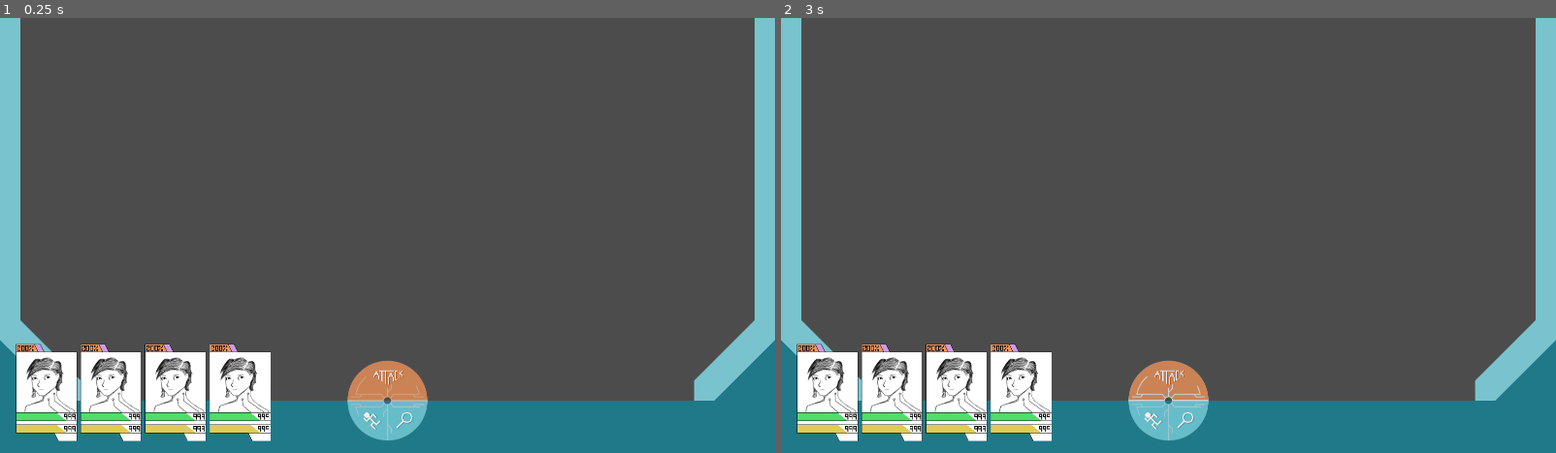
Above: before the commit, frames 1-2 (left to right).
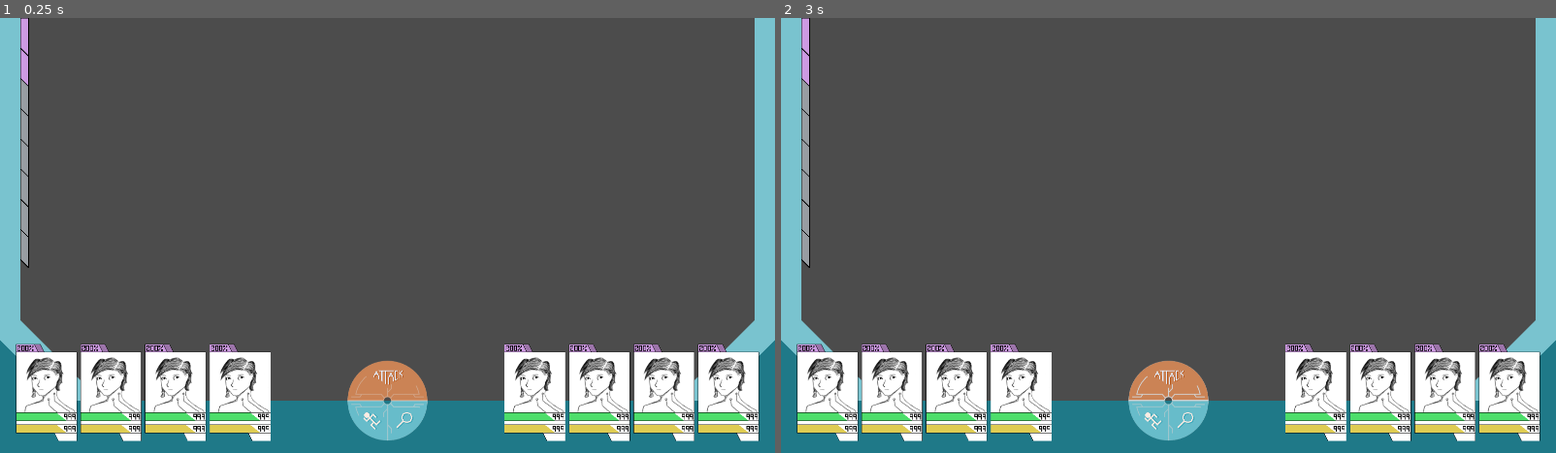
Above: after the commit, the same moments.

Repository: Team-Aurum/Project-C
Game: Godot game, scene res://UITester.tscn
Same seed, same stepped clock (60 frames per second), same inputs: the game is played once before the commit and once after it. Sound files missing from this copy of the repository are replaced by a short silence.
Inputs (mouse positions are in pixels of both pictures, inside the frame that each line leads up to):
- Up to frame 1 (0.25 s): no input
- Up to frame 2 (3 s): click (1168, 379) at 0.52 s; click (1168, 422) at 1.27 s; click (1191, 422) at 2.02 s; click (1168, 379) at 2.77 s

The runs differ from the first frame. In frame 1, 7.0% of the frame differs, in the area x 2-98%, y 0-98%; in frame 2, 7.0%.

Commit message:
Tech Menu completed
Just a commit before The Great Reorganizing so I don't mess anything up lol

Diff:
--- /dev/null
+++ b/Project C/APBar.tscn
@@ -0,0 +1,51 @@
+[gd_scene format=2]
+
+[node name="Node2D" type="Node2D"]
+
+[node name="Polygon2D" type="Polygon2D" parent="."]
+color = Color( 0.870588, 0.909804, 0.945098, 0.521569 )
+polygon = PoolVector2Array( 0, 0, 20, 0, 20, 620, 0, 600 )
+
+[node name="APFill" type="Polygon2D" parent="Polygon2D"]
+color = Color( 0.807843, 0.607843, 0.890196, 1 )
+polygon = PoolVector2Array( 0, 0, 20, 0, 20, 170, 0, 150 )
+
+[node name="Outline" type="Line2D" parent="Polygon2D"]
+points = PoolVector2Array( 0, 0, 20, 0, 20, 620, 0, 600, 0, 0 )
+width = 2.0
+default_color = Color( 0, 0, 0, 1 )
+
+[node name="Line1" type="Line2D" parent="Polygon2D"]
+points = PoolVector2Array( 0, 75, 20, 95 )
+width = 2.0
+default_color = Color( 0, 0, 0, 1 )
+
+[node name="Line2" type="Line2D" parent="Polygon2D"]
+points = PoolVector2Array( 0, 150, 20, 170 )
+width = 2.0
+default_color = Color( 0, 0, 0, 1 )
+
+[node name="Line3" type="Line2D" parent="Polygon2D"]
+points = PoolVector2Array( 0, 225, 20, 245 )
+width = 2.0
+default_color = Color( 0, 0, 0, 1 )
+
+[node name="Line4" type="Line2D" parent="Polygon2D"]
+points = PoolVector2Array( 0, 300, 20, 320 )
+width = 2.0
+default_color = Color( 0, 0, 0, 1 )
+
+[node name="Line5" type="Line2D" parent="Polygon2D"]
+points = PoolVector2Array( 0, 375, 20, 395 )
+width = 2.0
+default_color = Color( 0, 0, 0, 1 )
+
+[node name="Line6" type="Line2D" parent="Polygon2D"]
+points = PoolVector2Array( 0, 450, 20, 470 )
+width = 2.0
+default_color = Color( 0, 0, 0, 1 )
+
+[node name="Line7" type="Line2D" parent="Polygon2D"]
+points = PoolVector2Array( 0, 525, 20, 545 )
+width = 2.0
+default_color = Color( 0, 0, 0, 1 )
--- a/Project C/AudioHandler.gd
+++ /dev/null
@@ -1,15 +0,0 @@
-extends Node2D
-
-
-# Declare member variables here. Examples:
-
-
-
-# Called when the node enters the scene tree for the first time.
-func _ready():
-	pass
-
-# Called every frame. 'delta' is the elapsed time since the previous frame.
-#func _process(delta):
-
-#	pass
--- a/Project C/AudioStreamPlayer2D.gd
+++ /dev/null
@@ -1,20 +0,0 @@
-extends AudioStreamPlayer2D
-
-
-# Declare member variables here. Examples:
-# var a = 2
-# var b = "text"
-
-
-# Called when the node enters the scene tree for the first time.
-func _ready():
-	pass # Replace with function body.
-
-
-# Called every frame. 'delta' is the elapsed time since the previous frame.
-#func _process(delta):
-#	pass
-
-
-func _on_AudioStreamPlayer2D_finished():
-	pass # Replace with function body.
--- a/Project C/CubicCoreMono.tres
+++ b/Project C/CubicCoreMono.tres
@@ -3,6 +3,6 @@
 [ext_resource path="res://CubicCoreMono.ttf" type="DynamicFontData" id=1]
 
 [resource]
-size = 24
+size = 46
 outline_color = Color( 0, 0, 0, 1 )
 font_data = ExtResource( 1 )
--- a/Project C/DebugMode.tres
+++ b/Project C/DebugMode.tres
@@ -3,5 +3,6 @@
 [ext_resource path="res://SebastianGothicNbp-wvVw.ttf" type="DynamicFontData" id=1]
 
 [resource]
-size = 15
+size = 37
+outline_size = 1
 font_data = ExtResource( 1 )
--- /dev/null
+++ b/Project C/ShiftDown.tres
@@ -0,0 +1,17 @@
+[gd_resource type="Animation" format=2]
+
+[resource]
+resource_name = "ShiftDown"
+length = 0.3
+tracks/0/type = "value"
+tracks/0/path = NodePath("AnimationGroup:position")
+tracks/0/interp = 1
+tracks/0/loop_wrap = true
+tracks/0/imported = false
+tracks/0/enabled = true
+tracks/0/keys = {
+"times": PoolRealArray( 0.3 ),
+"transitions": PoolRealArray( 1 ),
+"update": 3,
+"values": [ Vector2( 0, 0 ) ]
+}
--- /dev/null
+++ b/Project C/ShiftUp.tres
@@ -0,0 +1,17 @@
+[gd_resource type="Animation" format=2]
+
+[resource]
+resource_name = "ShiftUp"
+length = 0.3
+tracks/0/type = "value"
+tracks/0/path = NodePath("AnimationGroup:position")
+tracks/0/interp = 2
+tracks/0/loop_wrap = true
+tracks/0/imported = false
+tracks/0/enabled = true
+tracks/0/keys = {
+"times": PoolRealArray( 0.3 ),
+"transitions": PoolRealArray( 1 ),
+"update": 3,
+"values": [ Vector2( 0, -50 ) ]
+}
--- /dev/null
+++ b/Project C/TechMenuLoad.gd
@@ -0,0 +1,68 @@
+extends Node2D
+
+
+# Colors
+# Fire: f65858
+# Ice: 58b0f6
+# Lightning: e6f658
+# Wind: 58f69d
+# Physical/Special: c2d0e5
+# Healing: 7cbd5e
+# Buffing: db914f
+# Debuffing: 4f79db
+# Burst Tech: ce9be3
+
+
+
+# Called when the node enters the scene tree for the first time.
+func _ready():
+	pass # Replace with function body.
+
+
+# Called every frame. 'delta' is the elapsed time since the previous frame.
+#func _process(delta):
+#	pass
+
+func display_TechMenu():
+	$TechMenu.visible = true;
+	$ControlPalette.visible = false;
+
+func _on_Player1Button_pressed():
+	$Player1/AnimationPlayer.play("ShiftUp");
+	$Player2/AnimationPlayer.play("ShiftDown");
+	$Player3/AnimationPlayer.play("ShiftDown");
+	$Player4/AnimationPlayer.play("ShiftDown");
+	display_TechMenu();
+
+
+func _on_Player2Button_pressed():
+	$Player1/AnimationPlayer.play("ShiftDown");
+	$Player2/AnimationPlayer.play("ShiftUp");
+	$Player3/AnimationPlayer.play("ShiftDown");
+	$Player4/AnimationPlayer.play("ShiftDown");
+	display_TechMenu();
+
+
+func _on_Player3Button_pressed():
+	$Player1/AnimationPlayer.play("ShiftDown");
+	$Player2/AnimationPlayer.play("ShiftDown");
+	$Player3/AnimationPlayer.play("ShiftUp");
+	$Player4/AnimationPlayer.play("ShiftDown");
+	display_TechMenu();
+
+
+func _on_Player4Button_pressed():
+	$Player1/AnimationPlayer.play("ShiftDown");
+	$Player2/AnimationPlayer.play("ShiftDown");
+	$Player3/AnimationPlayer.play("ShiftDown");
+	$Player4/AnimationPlayer.play("ShiftUp");
+	display_TechMenu();
+
+
+func _on_TechMenuExitButton_pressed():
+	$TechMenu.visible = false;
+	$ControlPalette.visible = true;
+	$Player1/AnimationPlayer.play("ShiftDown");
+	$Player2/AnimationPlayer.play("ShiftDown");
+	$Player3/AnimationPlayer.play("ShiftDown");
+	$Player4/AnimationPlayer.play("ShiftDown");
--- /dev/null
+++ b/Project C/TechMenuOption.tscn
@@ -0,0 +1,39 @@
+[gd_scene load_steps=4 format=2]
+
+[ext_resource path="res://SebastianGothicNbp-wvVw.ttf" type="DynamicFontData" id=1]
+[ext_resource path="res://EntryOverlay.png" type="Texture" id=2]
+
+[sub_resource type="DynamicFont" id=1]
+size = 28
+outline_color = Color( 0, 0, 0, 1 )
+font_data = ExtResource( 1 )
+
+[node name="Panel" type="Panel"]
+margin_right = 330.0
+margin_bottom = 40.0
+
+[node name="MainBody" type="Polygon2D" parent="."]
+polygon = PoolVector2Array( 0, 0, 330, 0, 330, 40, 0, 40 )
+
+[node name="ElementColor1" type="Polygon2D" parent="MainBody"]
+color = Color( 0.760784, 0.815686, 0.898039, 1 )
+polygon = PoolVector2Array( 295, 0, 330, 0, 330, 40, 255, 40 )
+
+[node name="ElementColor2" type="Polygon2D" parent="MainBody"]
+color = Color( 0.964706, 0.345098, 0.345098, 1 )
+polygon = PoolVector2Array( 315, 0, 330, 0, 330, 40, 275, 40 )
+
+[node name="Label" type="Label" parent="MainBody"]
+margin_left = 7.0
+margin_top = 3.0
+margin_right = 239.0
+margin_bottom = 50.0
+custom_colors/font_color = Color( 0, 0, 0, 1 )
+custom_fonts/font = SubResource( 1 )
+text = "TEST TEXT"
+
+[node name="TextureButton" type="TextureButton" parent="."]
+margin_right = 330.0
+margin_bottom = 40.0
+texture_pressed = ExtResource( 2 )
+texture_hover = ExtResource( 2 )
--- /dev/null
+++ b/Project C/TechsMenu.tscn
@@ -0,0 +1,162 @@
+[gd_scene load_steps=13 format=2]
+
+[ext_resource path="res://Theme.tres" type="Theme" id=1]
+[ext_resource path="res://DebugMode.tres" type="DynamicFont" id=2]
+[ext_resource path="res://TechMenuExitButton.png" type="Texture" id=3]
+[ext_resource path="res://TechMenuExitButtonOnClick.png" type="Texture" id=4]
+[ext_resource path="res://TechMenuExitButtonHover.png" type="Texture" id=5]
+[ext_resource path="res://projCLeftArrowHover.png" type="Texture" id=6]
+[ext_resource path="res://projCLeftArrowOnClick.png" type="Texture" id=7]
+[ext_resource path="res://projCLeftArrow.png" type="Texture" id=8]
+[ext_resource path="res://projCRightArrow.png" type="Texture" id=9]
+[ext_resource path="res://projCRightArrowOnClick.png" type="Texture" id=10]
+[ext_resource path="res://projCRightArrowHover.png" type="Texture" id=11]
+[ext_resource path="res://TechMenuOption.tscn" type="PackedScene" id=12]
+
+[node name="Node2D" type="Node2D"]
+
+[node name="Background" type="Polygon2D" parent="."]
+color = Color( 0.603922, 0.603922, 0.603922, 0.352941 )
+polygon = PoolVector2Array( 0, 0, 350, 0, 350, 460, 0, 460 )
+
+[node name="Header" type="Polygon2D" parent="."]
+color = Color( 0.807843, 0.607843, 0.890196, 0.741176 )
+polygon = PoolVector2Array( 100, 0, 350, 0, 350, 50, 50, 50 )
+
+[node name="Label2" type="Label" parent="Header"]
+modulate = Color( 0.603922, 0.356863, 0.701961, 1 )
+margin_left = 229.0
+margin_top = 3.0
+margin_right = 359.0
+margin_bottom = 60.0
+rect_pivot_offset = Vector2( -837, 29 )
+theme = ExtResource( 1 )
+custom_fonts/font = ExtResource( 2 )
+text = "Techs"
+
+[node name="Label" type="Label" parent="Header"]
+margin_left = 226.0
+margin_top = 3.0
+margin_right = 356.0
+margin_bottom = 60.0
+rect_pivot_offset = Vector2( -837, 29 )
+theme = ExtResource( 1 )
+custom_fonts/font = ExtResource( 2 )
+text = "Techs"
+
+[node name="TextureButton" type="TextureButton" parent="Header"]
+margin_right = 40.0
+margin_bottom = 40.0
+texture_normal = ExtResource( 3 )
+texture_pressed = ExtResource( 4 )
+texture_hover = ExtResource( 5 )
+
+[node name="TextureButton2" type="TextureButton" parent="."]
+margin_left = 175.0
+margin_top = 460.0
+margin_right = 275.0
+margin_bottom = 560.0
+texture_normal = ExtResource( 9 )
+texture_pressed = ExtResource( 10 )
+texture_hover = ExtResource( 11 )
+
+[node name="TextureButton" type="TextureButton" parent="."]
+margin_left = 75.0
+margin_top = 460.0
+margin_right = 175.0
+margin_bottom = 560.0
+texture_normal = ExtResource( 8 )
+texture_pressed = ExtResource( 7 )
+texture_hover = ExtResource( 6 )
+
+[node name="ScrollContainer" type="ScrollContainer" parent="."]
+margin_left = 10.0
+margin_top = 60.0
+margin_right = 350.0
+margin_bottom = 460.0
+theme = ExtResource( 1 )
+follow_focus = true
+scroll_horizontal_enabled = false
+
+[node name="VBoxContainer" type="VBoxContainer" parent="ScrollContainer"]
+margin_bottom = 700.0
+custom_constants/separation = 50
+
+[node name="Option1" parent="ScrollContainer/VBoxContainer" instance=ExtResource( 12 )]
+margin_right = 0.0
+margin_bottom = 0.0
+
+[node name="Option2" parent="ScrollContainer/VBoxContainer" instance=ExtResource( 12 )]
+margin_top = 50.0
+margin_right = 0.0
+margin_bottom = 50.0
+
+[node name="Option3" parent="ScrollContainer/VBoxContainer" instance=ExtResource( 12 )]
+margin_top = 100.0
+margin_right = 0.0
+margin_bottom = 100.0
+
+[node name="Option4" parent="ScrollContainer/VBoxContainer" instance=ExtResource( 12 )]
+margin_top = 150.0
+margin_right = 0.0
+margin_bottom = 150.0
+
+[node name="Option5" parent="ScrollContainer/VBoxContainer" instance=ExtResource( 12 )]
+margin_top = 200.0
+margin_right = 0.0
+margin_bottom = 200.0
+
+[node name="Option6" parent="ScrollContainer/VBoxContainer" instance=ExtResource( 12 )]
+margin_top = 250.0
+margin_right = 0.0
+margin_bottom = 250.0
+
+[node name="Option7" parent="ScrollContainer/VBoxContainer" instance=ExtResource( 12 )]
+margin_top = 300.0
+margin_right = 0.0
+margin_bottom = 300.0
+
+[node name="Option8" parent="ScrollContainer/VBoxContainer" instance=ExtResource( 12 )]
+margin_top = 350.0
+margin_right = 0.0
+margin_bottom = 350.0
+
+[node name="Option9" parent="ScrollContainer/VBoxContainer" instance=ExtResource( 12 )]
+margin_top = 400.0
+margin_right = 0.0
+margin_bottom = 400.0
+
+[node name="Label" parent="ScrollContainer/VBoxContainer/Option9/MainBody" index="2"]
+text = "Oi cunt"
+
+[node name="Option10" parent="ScrollContainer/VBoxContainer" instance=ExtResource( 12 )]
+margin_top = 450.0
+margin_right = 0.0
+margin_bottom = 450.0
+
+[node name="Option11" parent="ScrollContainer/VBoxContainer" instance=ExtResource( 12 )]
+margin_top = 500.0
+margin_right = 0.0
+margin_bottom = 500.0
+
+[node name="Option12" parent="ScrollContainer/VBoxContainer" instance=ExtResource( 12 )]
+margin_top = 550.0
+margin_right = 0.0
+margin_bottom = 550.0
+
+[node name="Option13" parent="ScrollContainer/VBoxContainer" instance=ExtResource( 12 )]
+margin_top = 600.0
+margin_right = 0.0
+margin_bottom = 600.0
+
+[node name="Option14" parent="ScrollContainer/VBoxContainer" instance=ExtResource( 12 )]
+margin_top = 650.0
+margin_right = 0.0
+margin_bottom = 650.0
+
+[node name="Option15" parent="ScrollContainer/VBoxContainer" instance=ExtResource( 12 )]
+margin_top = 700.0
+margin_right = 0.0
+margin_bottom = 700.0
+
+[editable path="ScrollContainer/VBoxContainer/Option9"]
--- a/Project C/Theme.tres
+++ b/Project C/Theme.tres
@@ -1,6 +1,21 @@
-[gd_resource type="Theme" load_steps=2 format=2]
+[gd_resource type="Theme" load_steps=7 format=2]
 
 [ext_resource path="res://Homespun.tres" type="DynamicFont" id=1]
 
+[sub_resource type="StyleBoxEmpty" id=1]
+
+[sub_resource type="StyleBoxEmpty" id=2]
+
+[sub_resource type="StyleBoxEmpty" id=3]
+
+[sub_resource type="StyleBoxEmpty" id=4]
+
+[sub_resource type="StyleBoxEmpty" id=5]
+
 [resource]
 default_font = ExtResource( 1 )
+VScrollBar/styles/grabber = SubResource( 1 )
+VScrollBar/styles/grabber_highlight = SubResource( 2 )
+VScrollBar/styles/grabber_pressed = SubResource( 3 )
+VScrollBar/styles/scroll = SubResource( 4 )
+VScrollBar/styles/scroll_focus = SubResource( 5 )
--- a/Project C/UITester.tscn
+++ b/Project C/UITester.tscn
@@ -1,7 +1,7 @@
-[gd_scene load_steps=10 format=2]
+[gd_scene load_steps=13 format=2]
 
 [ext_resource path="res://charCard.tscn" type="PackedScene" id=1]
-[ext_resource path="res:// BottomBorder.tscn" type="PackedScene" id=2]
+[ext_resource path="res://BottomBorder.tscn" type="PackedScene" id=2]
 [ext_resource path="res://SideBorder.tscn" type="PackedScene" id=3]
 [ext_resource path="res://TestButton.tscn" type="PackedScene" id=4]
 [ext_resource path="res://botTestButtonL.tscn" type="PackedScene" id=5]
@@ -9,15 +9,15 @@
 [ext_resource path="res://NjordNightFirst.wav" type="AudioStream" id=7]
 [ext_resource path="res://Audio1.gd" type="Script" id=8]
 [ext_resource path="res://NjordNightLoop.wav" type="AudioStream" id=9]
+[ext_resource path="res://APBar.tscn" type="PackedScene" id=10]
+[ext_resource path="res://TechsMenu.tscn" type="PackedScene" id=11]
+[ext_resource path="res://TechMenuLoad.gd" type="Script" id=12]
 
 [node name="Node2D" type="Node2D"]
+script = ExtResource( 12 )
 
-[node name="TextureButton" parent="." instance=ExtResource( 4 )]
-anchor_right = 200.0
-margin_left = 860.0
-margin_top = 850.0
-margin_right = 1060.0
-margin_bottom = 950.0
+[node name="APBar" parent="." instance=ExtResource( 10 )]
+position = Vector2( 51, 0 )
 
 [node name="SideBorder" parent="." instance=ExtResource( 3 )]
 
@@ -27,33 +27,54 @@
 
 [node name="BottomBorder" parent="." instance=ExtResource( 2 )]
 
-[node name="Char4" parent="." instance=ExtResource( 1 )]
+[node name="Enemy4" parent="." instance=ExtResource( 1 )]
+position = Vector2( 1730, 810 )
+
+[node name="Enemy3" parent="." instance=ExtResource( 1 )]
+position = Vector2( 1570, 810 )
+
+[node name="Enemy2" parent="." instance=ExtResource( 1 )]
+position = Vector2( 1410, 810 )
+
+[node name="Enemy1" parent="." instance=ExtResource( 1 )]
+position = Vector2( 1250, 810 )
+
+[node name="Player4" parent="." instance=ExtResource( 1 )]
 position = Vector2( 520, 810 )
 
-[node name="Char3" parent="." instance=ExtResource( 1 )]
+[node name="Player3" parent="." instance=ExtResource( 1 )]
 position = Vector2( 360, 810 )
 
-[node name="Char2" parent="." instance=ExtResource( 1 )]
+[node name="Player2" parent="." instance=ExtResource( 1 )]
 position = Vector2( 200, 810 )
 
-[node name="Char1" parent="." instance=ExtResource( 1 )]
+[node name="Player1" parent="." instance=ExtResource( 1 )]
 position = Vector2( 40, 810 )
 
-[node name="Button" parent="." instance=ExtResource( 5 )]
-margin_left = 860.0
-margin_top = 950.0
-margin_right = 1072.0
-margin_bottom = 1056.0
+[node name="ControlPalette" type="Node2D" parent="."]
+position = Vector2( 40, 810 )
 
-[node name="TextureButton2" parent="." instance=ExtResource( 6 )]
-margin_left = 960.0
-margin_top = 950.0
-margin_right = 1060.0
-margin_bottom = 1050.0
+[node name="AttackButton" parent="ControlPalette" instance=ExtResource( 4 )]
+anchor_right = 200.0
+margin_left = 820.0
+margin_top = 40.0
+margin_right = 1020.0
+margin_bottom = 140.0
+
+[node name="EscapeButton" parent="ControlPalette" instance=ExtResource( 5 )]
+margin_left = 820.0
+margin_top = 140.0
+margin_right = 1032.0
+margin_bottom = 246.0
+
+[node name="AnalyzeButton" parent="ControlPalette" instance=ExtResource( 6 )]
+margin_left = 920.0
+margin_top = 140.0
+margin_right = 1020.0
+margin_bottom = 240.0
 
 [node name="Audio1" type="AudioStreamPlayer" parent="."]
 stream = ExtResource( 7 )
-autoplay = true
 script = ExtResource( 8 )
 
 [node name="Audio2" type="AudioStreamPlayer" parent="Audio1"]
@@ -61,4 +82,28 @@
 volume_db = -80.0
 autoplay = true
 
+[node name="TechMenu" parent="." instance=ExtResource( 11 )]
+visible = false
+position = Vector2( 785, 490 )
+
+[connection signal="pressed" from="Player4/AnimationGroup/TextureButton" to="." method="_on_Player4Button_pressed"]
+[connection signal="pressed" from="Player3/AnimationGroup/TextureButton" to="." method="_on_Player3Button_pressed"]
+[connection signal="pressed" from="Player2/AnimationGroup/TextureButton" to="." method="_on_Player2Button_pressed"]
+[connection signal="pressed" from="Player1/AnimationGroup/TextureButton" to="." method="_on_Player1Button_pressed"]
 [connection signal="finished" from="Audio1/Audio2" to="Audio1" method="_on_Audio2_finished"]
+[connection signal="pressed" from="TechMenu/Header/TextureButton" to="." method="_on_TechMenuExitButton_pressed"]
+
+[editable path="Player4"]
+[editable path="Player4/AnimationGroup/EPBar"]
+[editable path="Player4/AnimationGroup/HPBar"]
+[editable path="Player3"]
+[editable path="Player3/AnimationGroup/EPBar"]
+[editable path="Player3/AnimationGroup/HPBar"]
+[editable path="Player2"]
+[editable path="Player2/AnimationGroup/EPBar"]
+[editable path="Player2/AnimationGroup/HPBar"]
+[editable path="Player1"]
+[editable path="Player1/AnimationGroup/EPBar"]
+[editable path="Player1/AnimationGroup/HPBar"]
+[editable path="TechMenu"]
+[editable path="TechMenu/ScrollContainer/VBoxContainer/Option9"]
--- a/Project C/charCard.tscn
+++ b/Project C/charCard.tscn
@@ -1,52 +1,61 @@
-[gd_scene load_steps=5 format=2]
+[gd_scene load_steps=8 format=2]
 
 [ext_resource path="res://testPortraitSmall.png" type="Texture" id=1]
 [ext_resource path="res://HPEPBar.tscn" type="PackedScene" id=2]
 [ext_resource path="res://Theme.tres" type="Theme" id=3]
 [ext_resource path="res://CardOverlay.png" type="Texture" id=4]
+[ext_resource path="res://CardBlank.png" type="Texture" id=5]
+[ext_resource path="res://ShiftUp.tres" type="Animation" id=6]
+[ext_resource path="res://ShiftDown.tres" type="Animation" id=7]
 
 [node name="Node2D" type="Node2D"]
 
-[node name="Main Card" type="Polygon2D" parent="."]
+[node name="AnimationPlayer" type="AnimationPlayer" parent="."]
+anims/ShiftDown = ExtResource( 7 )
+anims/ShiftUp = ExtResource( 6 )
+
+[node name="AnimationGroup" type="Node2D" parent="."]
+
+[node name="Main Card" type="Polygon2D" parent="AnimationGroup"]
 position = Vector2( 0, 20 )
 polygon = PoolVector2Array( 0, 0, 150, 0, 150, 200, 0, 200 )
 
-[node name="Line2D" type="Line2D" parent="Main Card"]
+[node name="Line2D" type="Line2D" parent="AnimationGroup/Main Card"]
 points = PoolVector2Array( 0, 0, 0, 200, 150, 200, 150, 0, 0, 0 )
 width = 1.0
 default_color = Color( 0, 0, 0, 1 )
 
-[node name="Portrait" type="Sprite" parent="."]
+[node name="Portrait" type="Sprite" parent="AnimationGroup"]
 position = Vector2( 75, 95 )
 texture = ExtResource( 1 )
 
-[node name="EPBar" parent="." instance=ExtResource( 2 )]
+[node name="EPBar" parent="AnimationGroup" instance=ExtResource( 2 )]
 position = Vector2( 0, 200 )
 
-[node name="color" parent="EPBar" index="1"]
+[node name="color" parent="AnimationGroup/EPBar" index="1"]
 color = Color( 0.878431, 0.803922, 0.32549, 1 )
 
-[node name="HPBar" parent="." instance=ExtResource( 2 )]
+[node name="HPBar" parent="AnimationGroup" instance=ExtResource( 2 )]
 position = Vector2( 0, 170 )
 
-[node name="color" parent="HPBar" index="1"]
+[node name="color" parent="AnimationGroup/HPBar" index="1"]
 color = Color( 0.305882, 0.87451, 0.423529, 1 )
 
-[node name="BPOvercharge" type="Polygon2D" parent="."]
+[node name="BPOvercharge" type="Polygon2D" parent="AnimationGroup"]
 position = Vector2( 15, 0 )
-color = Color( 0.807843, 0.607843, 0.890196, 1 )
+color = Color( 0.612827, 0.4556, 0.67, 1 )
 polygon = PoolVector2Array( 0, 0, 45, 0, 55, 20, 0, 20 )
 
-[node name="Line2D" type="Line2D" parent="BPOvercharge"]
+[node name="Line2D" type="Line2D" parent="AnimationGroup/BPOvercharge"]
 points = PoolVector2Array( 30, 0, 45, 0, 55, 20, 40, 20 )
 width = 1.0
 default_color = Color( 0, 0, 0, 1 )
 
-[node name="BPBar" type="Polygon2D" parent="."]
-color = Color( 0.964706, 0.588235, 0.345098, 1 )
+[node name="BPBar" type="Polygon2D" parent="AnimationGroup"]
+color = Color( 0.807843, 0.607843, 0.890196, 1 )
 polygon = PoolVector2Array( 0, 0, 45, 0, 55, 20, 0, 20 )
 
-[node name="Label" type="Label" parent="BPBar"]
+[node name="Label" type="Label" parent="AnimationGroup/BPBar"]
 modulate = Color( 0, 0, 0, 1 )
 margin_left = 3.0
 margin_top = -1.0
@@ -55,24 +64,26 @@
 theme = ExtResource( 3 )
 text = "200%"
 
-[node name="Line2D" type="Line2D" parent="BPBar"]
+[node name="Line2D" type="Line2D" parent="AnimationGroup/BPBar"]
 points = PoolVector2Array( 0, 0, 45, 0, 55, 20, 0, 20, 0, 0 )
 width = 1.0
 default_color = Color( 0, 0, 0, 1 )
 
-[node name="ButtonBack" type="Polygon2D" parent="."]
+[node name="ButtonBack" type="Polygon2D" parent="AnimationGroup"]
 position = Vector2( 95, 220 )
 polygon = PoolVector2Array( 0, 0, 55, 0, 55, 20, 10, 20 )
 
-[node name="Line2D" type="Line2D" parent="ButtonBack"]
+[node name="Line2D" type="Line2D" parent="AnimationGroup/ButtonBack"]
 points = PoolVector2Array( 0, 0, 55, 0, 55, 20, 10, 20, 0, 0 )
 width = 1.0
 default_color = Color( 0, 0, 0, 1 )
 
-[node name="TextureButton" type="TextureButton" parent="."]
+[node name="TextureButton" type="TextureButton" parent="AnimationGroup"]
 margin_right = 150.0
 margin_bottom = 240.0
+texture_normal = ExtResource( 5 )
+texture_pressed = ExtResource( 4 )
 texture_hover = ExtResource( 4 )
 
-[editable path="EPBar"]
-[editable path="HPBar"]
+[editable path="AnimationGroup/EPBar"]
+[editable path="AnimationGroup/HPBar"]
Renamed: Project C/ BottomBorder.tscn -> Project C/BottomBorder.tscn
Binary file added: Project C/CardBlank.png
Not shown, added: Project C/CardBlank.png.import
Binary file added: Project C/EntryOverlay.png
Not shown, added: Project C/EntryOverlay.png.import
Binary file added: Project C/TechMenuExitButton.png
Not shown, added: Project C/TechMenuExitButton.png.import
Binary file added: Project C/TechMenuExitButtonHover.png
Not shown, added: Project C/TechMenuExitButtonHover.png.import
Binary file added: Project C/TechMenuExitButtonOnClick.png
Not shown, added: Project C/TechMenuExitButtonOnClick.png.import
Binary file added: Project C/projCLeftArrow.png
(and 11 more such lines)
